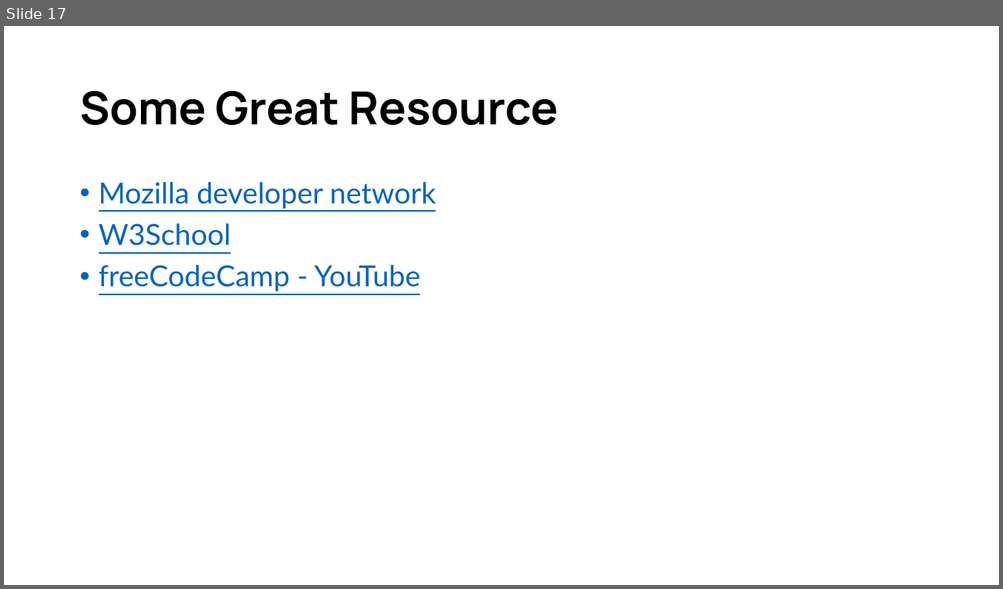
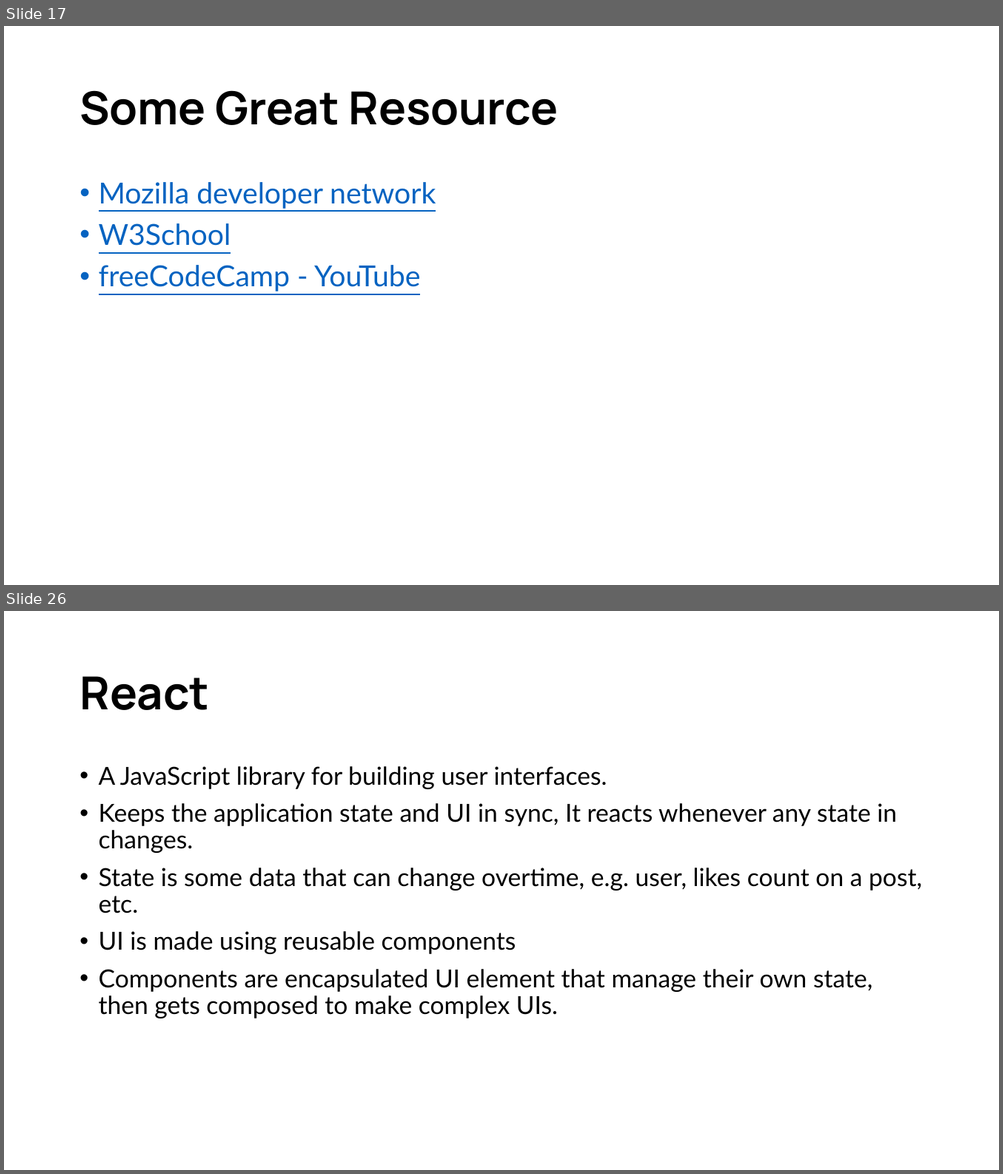
Before and after one commit to d33kshant/webdev-workshop, a slide deck: resources/workshop-presentation.pptx. Shown one above the other, each under a label of ours: slide 17 before the commit, slides 17 and 26 after it; the slides between them are not shown. The pictures are 1003x589 and 1003x1174 pixels, drawn with LibreOffice and Linux fonts; fonts in the diff are those of the drawing. Boxes give left, top, right and bottom in pixels: in the first picture for what was removed or moved away, otherwise in the second. Text is boxed around its words. In the diff, an @@ line names an element or a change of style, - is before the commit and + after.

```diff
--- a/resources/workshop-presentation.pptx
+++ b/resources/workshop-presentation.pptx
@@ slide 26 added at box(4, 611, 999, 1170), background #FFFFFF @@
@@ title added at box(79, 676, 209, 710), 44 pt, text #000000, bold @@
+React
@@ text added at box(99, 766, 922, 1019), 24 pt, text #000000 @@
+• A JavaScript library for building user interfaces.
+• Keeps the application state and UI in sync, It reacts whenever any state in changes.
+• State is some data that can change overtime, e.g. user, likes count on a post, etc.
+• UI is made using reusable components
+• Components are encapsulated UI element that manage their own state, then gets composed to make complex UIs.
```
Also in this commit, not shown: 9 other slides added.
